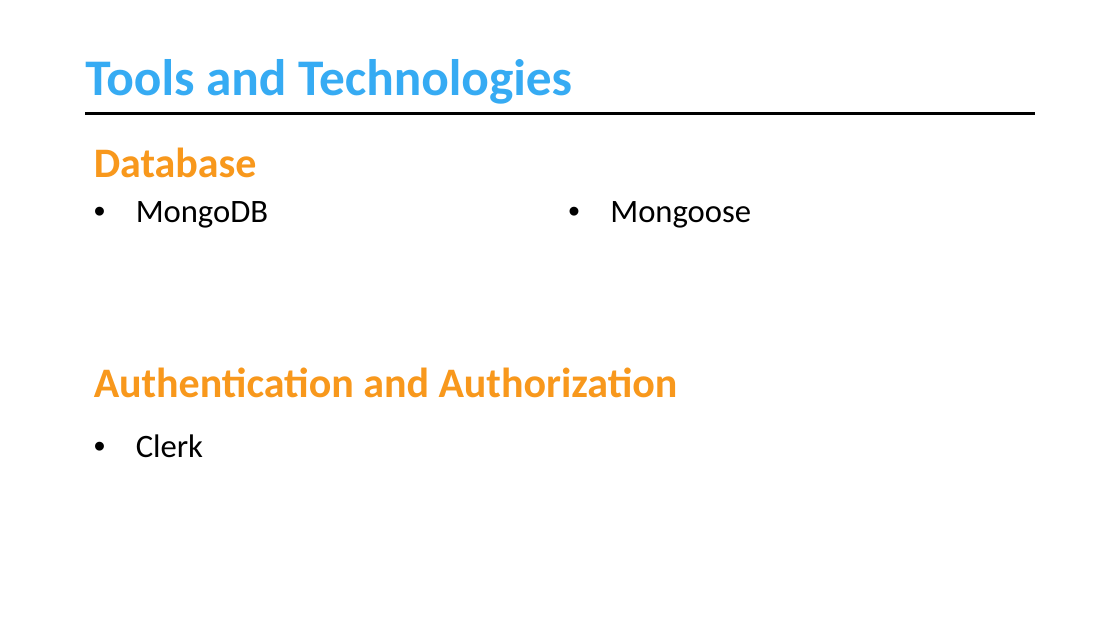
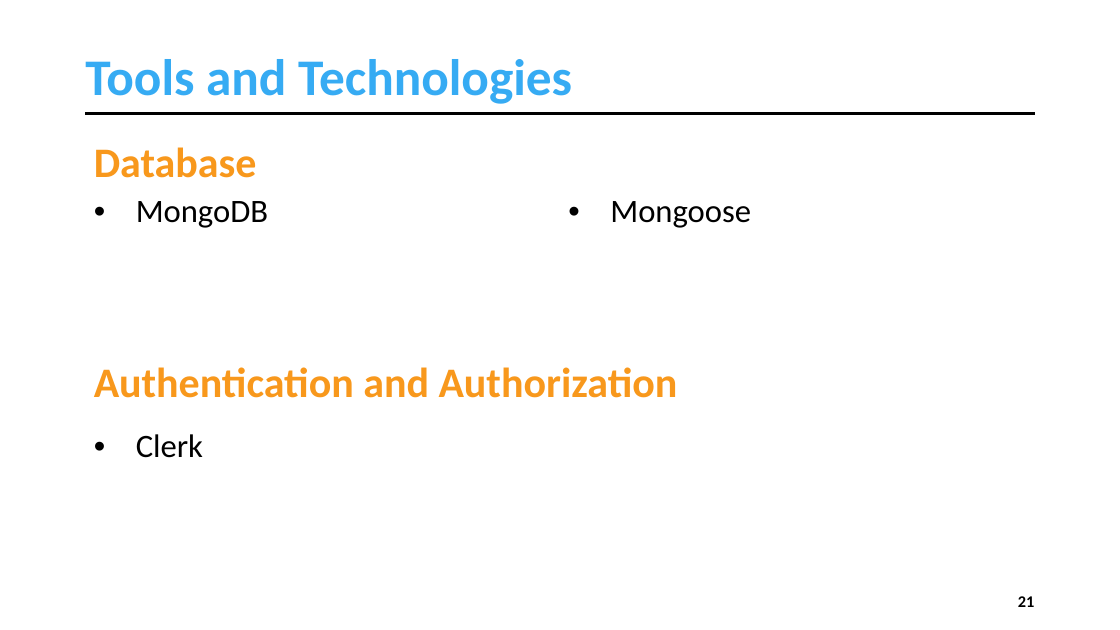
Before and after one commit to muhammadahsanmirza/fyp-constituency-connect, a slide deck: slide 21 of 4 - Idea Evaluation/Idea Evaluation Slides - Working Draft.pptx (slide 28 before the commit). Drawn at 1120x630 pixels with LibreOffice and Linux fonts; fonts in the diff are those of the drawing. Boxes give left, top, right and bottom in pixels: in the first picture for what was removed or moved away, otherwise in the second. Text is boxed around its words. In the diff, an @@ line names an element or a change of style, - is before the commit and + after.

```diff
--- a/4 - Idea Evaluation/Idea Evaluation Slides - Working Draft.pptx
+++ b/4 - Idea Evaluation/Idea Evaluation Slides - Working Draft.pptx
@@ page number added at [1018, 596, 1035, 607], 14 pt, text #000000, bold @@
+21
```
Also in this commit, not shown: 22 other slides changed, 4 slides added, 9 slides removed, 13 other files.
